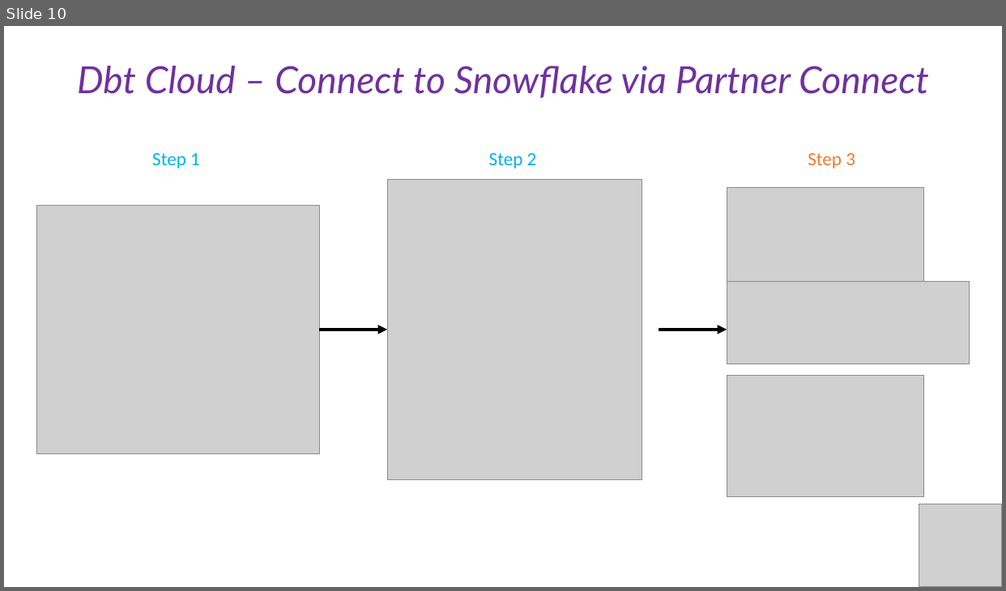
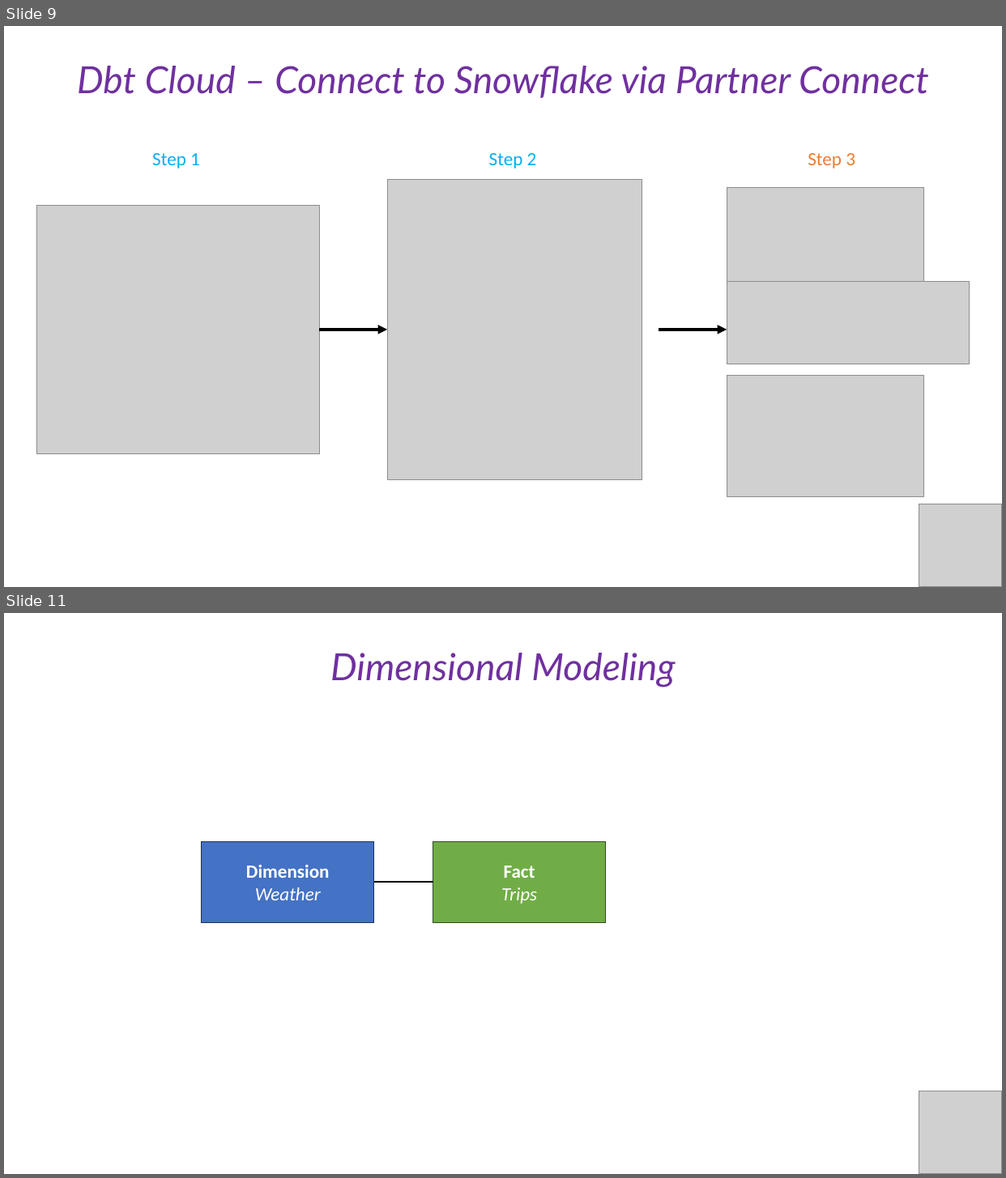
Before and after one commit to cesaramehri/Firn_CaseStudyTest, a slide deck: Presentation/Case Study - Presentation.pptx. Shown one above the other, each under a label of ours: slide 10 before the commit, slides 9 and 11 after it; the slides between them are not shown. The pictures are 1006x591 and 1006x1178 pixels, drawn with LibreOffice and Linux fonts; fonts in the diff are those of the drawing; grey boxes stand for pictures. Boxes give left, top, right and bottom in pixels: in the first picture for what was removed or moved away, otherwise in the second. Text is boxed around its words. In the diff, an @@ line names an element or a change of style, - is before the commit and + after.

```diff
--- a/Presentation/Case Study - Presentation.pptx
+++ b/Presentation/Case Study - Presentation.pptx
@@ slide 11 added at <box>4,613,1002,1174</box>, background #FFFFFF @@
@@ text added at <box>330,653,675,688</box>, 36 pt, text #7030A0, italic @@
+Dimensional Modeling
@@ rectangle added at <box>202,842,374,923</box>, fill #4472C4, outline #1E3256 1 pt, 18 pt, text #FFFFFF, bold @@
+Dimension
+Weather
@@ rectangle added at <box>433,842,606,923</box>, fill #70AD47, outline #314C1F 1 pt, 18 pt, text #FFFFFF, italic @@
+Fact
+Trips
@@ line added from (374, 883) to (433, 883), #000000 1.5 pt @@
@@ picture added at <box>919,1093,1002,1174</box> @@
@@ what was slide 10 is now slide 9 @@
```
Also in this commit, not shown: 10 slides changed, 11 other slides added, 5 slides removed, 1 other file.
